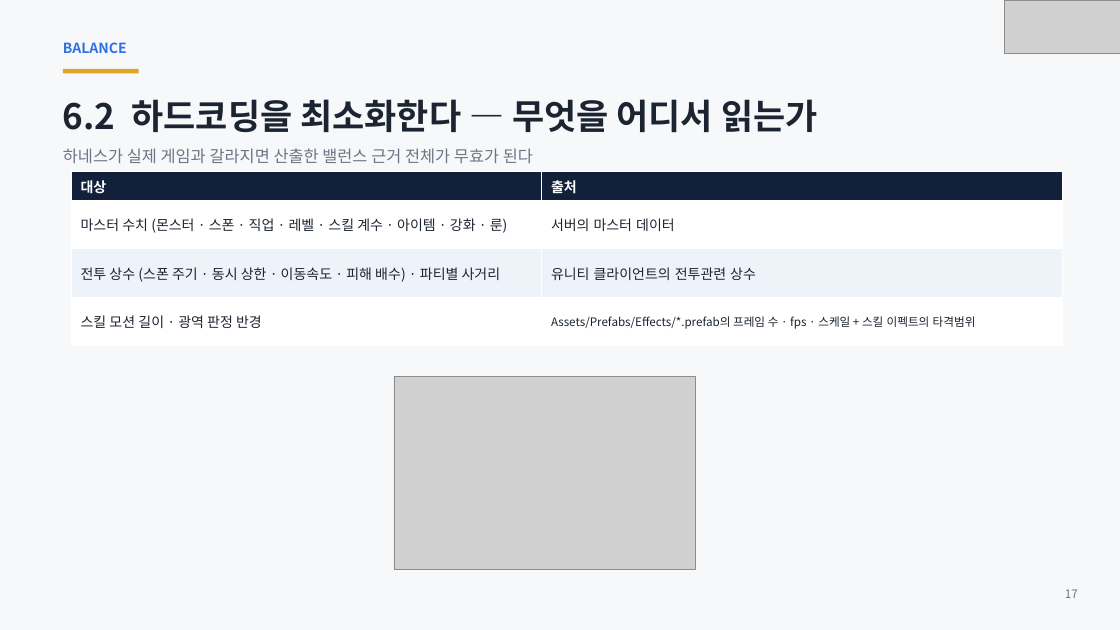
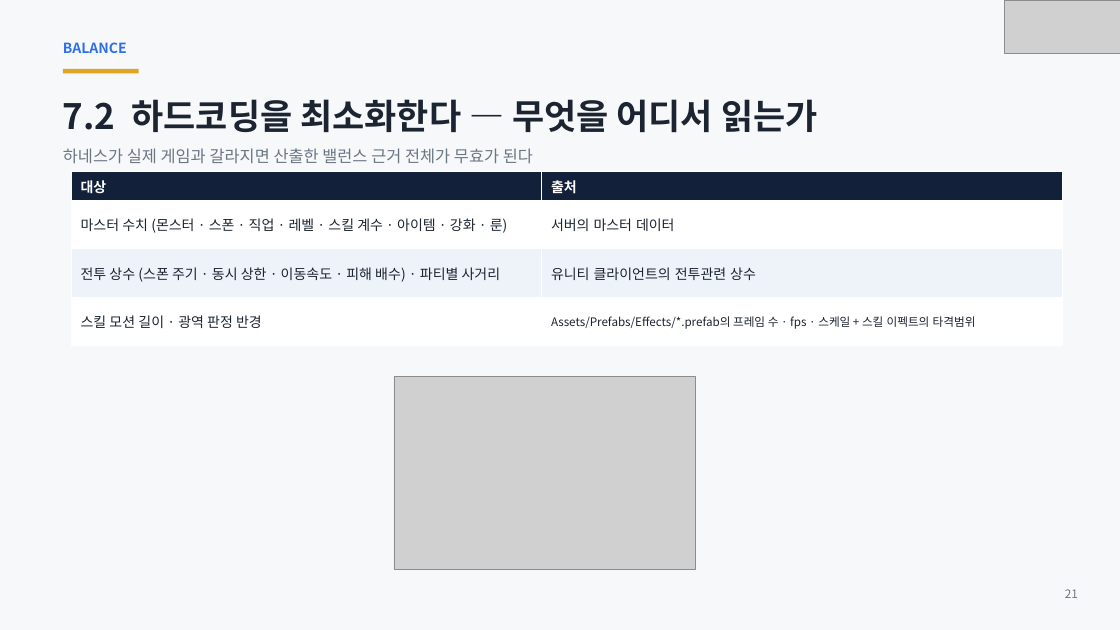
Before and after one commit to ks-wook/com2us-taskbar-hero, a slide deck: slide 21 of docs/com2us-taskbar-hero-발표자료.pptx (slide 17 before the commit). Drawn at 1120x630 pixels with LibreOffice and Linux fonts; fonts in the diff are those of the drawing; grey boxes stand for pictures. Boxes give left, top, right and bottom in pixels: in the first picture for what was removed or moved away, otherwise in the second. Text is boxed around its words. In the diff, an @@ line names an element or a change of style, - is before the commit and + after.

```diff
--- a/docs/com2us-taskbar-hero-발표자료.pptx
+++ b/docs/com2us-taskbar-hero-발표자료.pptx
@@ text at [63,99,818,133]: text changed @@
-6.2 하드코딩을 최소화한다 — 무엇을 어디서 읽는가
+7.2 하드코딩을 최소화한다 — 무엇을 어디서 읽는가
@@ text at [1065,589,1078,598]: text changed @@
-17
+21
```
Also in this commit, not shown: 29 other slides changed, 4 slides added, 9 other files.
